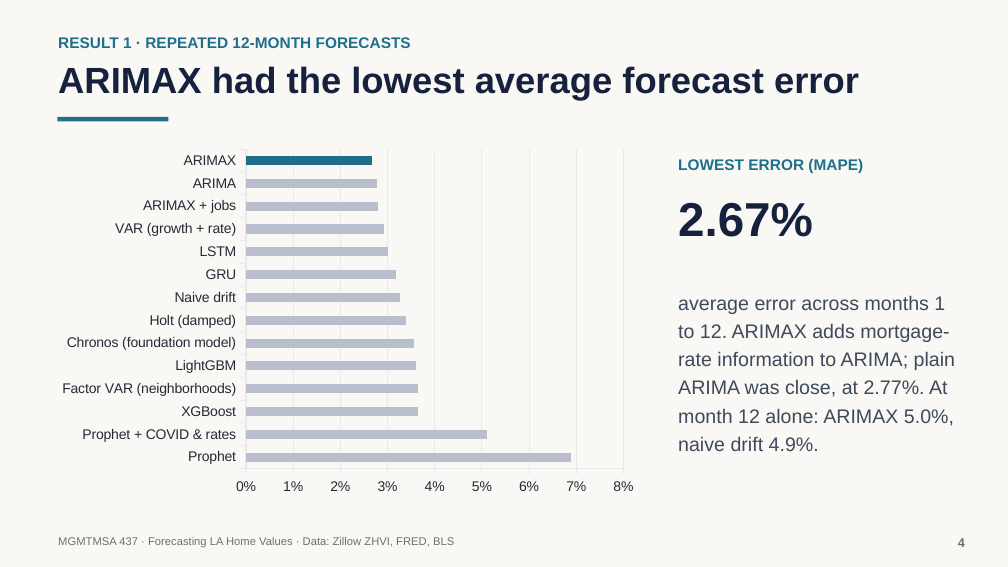
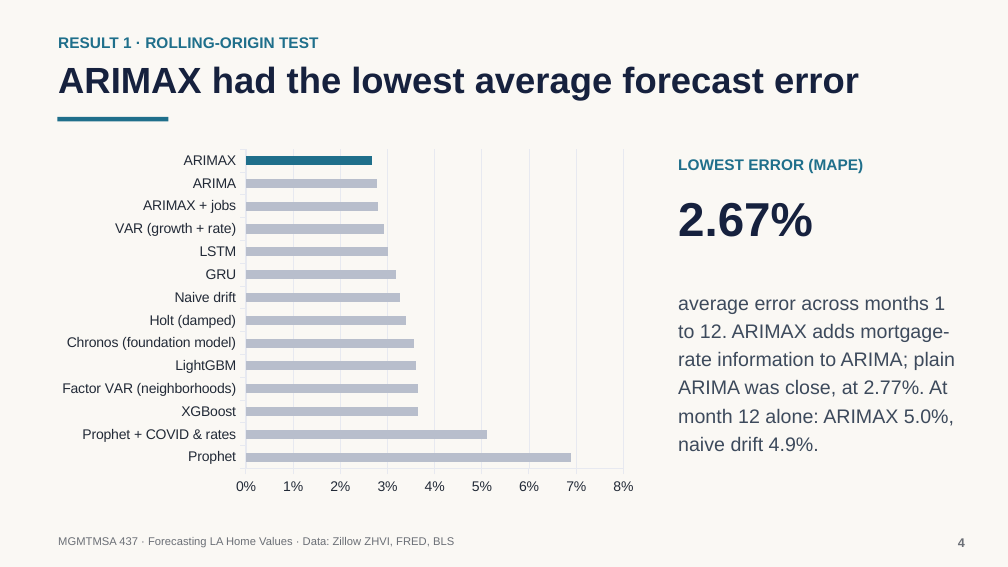
Before and after one commit to neiltd/la-housing-forecast, a slide deck: slide 4 of slides/LA_home_values_slides.pptx. Drawn at 1008x567 pixels with LibreOffice and Linux fonts; fonts in the diff are those of the drawing. Boxes give left, top, right and bottom in pixels: in the first picture for what was removed or moved away, otherwise in the second. Text is boxed around its words. In the diff, an @@ line names an element or a change of style, - is before the commit and + after.

```diff
--- a/slides/LA_home_values_slides.pptx
+++ b/slides/LA_home_values_slides.pptx
@@ text at [58,37,318,48]: text changed @@
-RESULT 1 · REPEATED 12-MONTH FORECASTS
+RESULT 1 · ROLLING-ORIGIN TEST
```
Also in this commit, not shown: 2 other slides changed, 1 other file.
